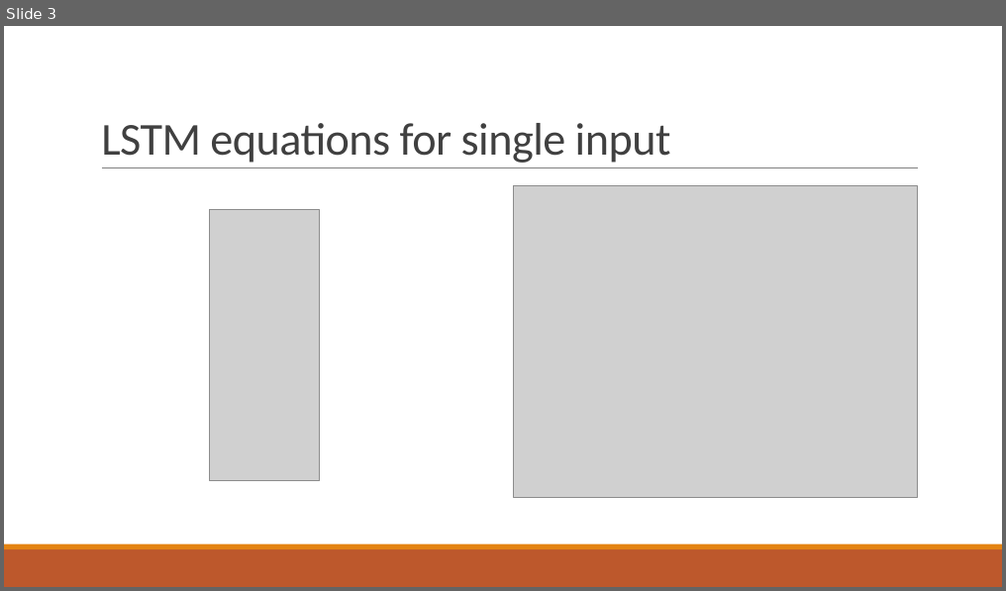
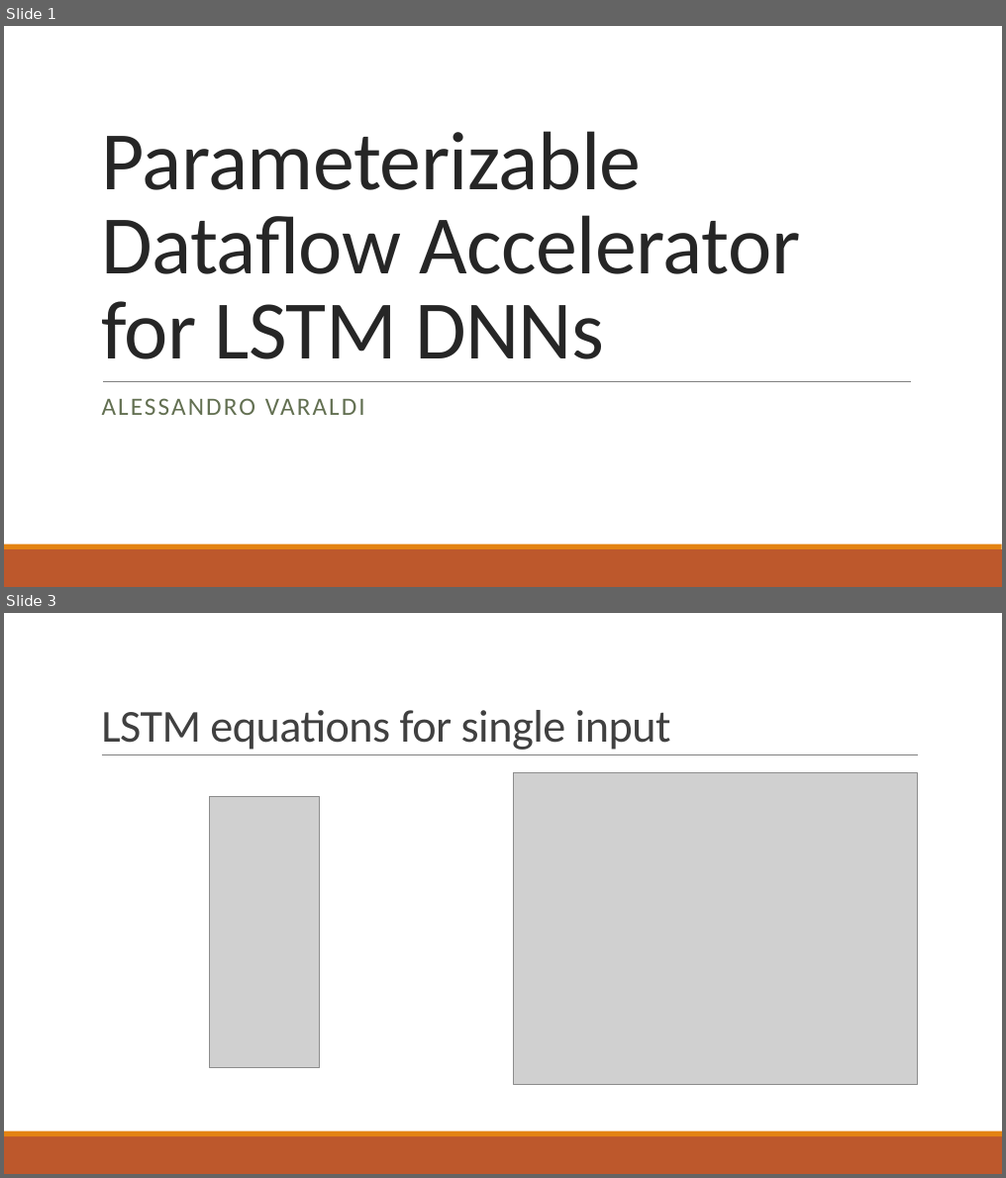
Before and after one commit to AlessandroVaraldi/LSTM_ACCELERATOR, a slide deck: slides/slides.pptx. Shown one above the other, each under a label of ours: slide 3 before the commit, slides 1 and 3 after it; the slides between them are not shown. The pictures are 1006x591 and 1006x1178 pixels, drawn with LibreOffice and Linux fonts; fonts in the diff are those of the drawing; grey boxes stand for pictures. Boxes give left, top, right and bottom in pixels: in the first picture for what was removed or moved away, otherwise in the second. Text is boxed around its words. In the diff, an @@ line names an element or a change of style, - is before the commit and + after.

```diff
--- a/slides/slides.pptx
+++ b/slides/slides.pptx
@@ slide 1 added at bbox=[4, 26, 1002, 587], background #FFFFFF; not listed: 2 template elements that a slide beside it also shows @@
@@ title added at bbox=[101, 131, 800, 360], 80 pt, text #262626 @@
+Parameterizable Dataflow Accelerator
+for LSTM DNNs
@@ line added from (103, 381) to (912, 381), #808080 0.5 pt @@
@@ subtitle added at bbox=[102, 398, 365, 415], 24 pt, text #637052 @@
+ALESSANDRO VARALDI
```
Also in this commit, not shown: 6 slides changed, 1 slide removed, 1 other file.
